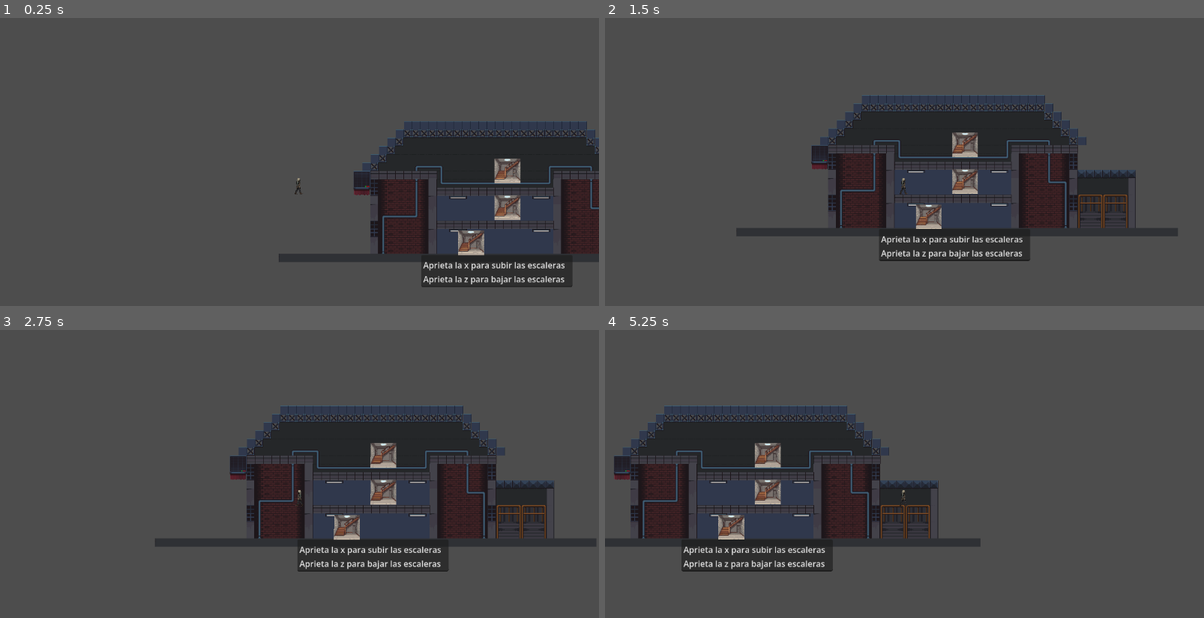
Above: before the commit, frames 1-4 (two rows, left to right).
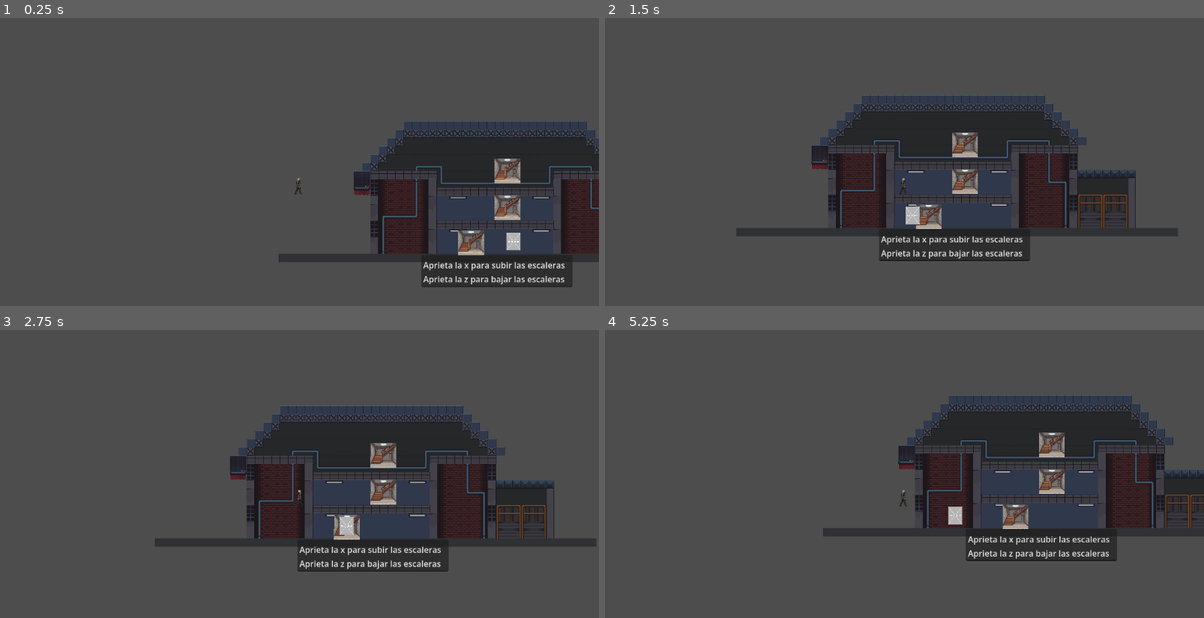
Above: after the commit, the same moments.

Repository: Alan222-coder/Godot-El-eternauta
Game: Godot game, scene res://Nivel1.tscn
Same seed, same stepped clock (60 frames per second), same inputs: the game is played once before the commit and once after it.
Inputs:
- Up to frame 1 (0.25 s): no input
- Up to frame 2 (1.5 s): tap Enter (ui_accept) at 0.5, 0.77 s; hold Right (ui_right) from 0.53 s (still down); tap Z (bajar) at 0.6 s; tap X (teleport) at 1.35 s
- Up to frame 3 (2.75 s): tap Enter (ui_accept) at 1.52 s; release Right (ui_right) at 2.03 s; hold Left (ui_left) from 2.03 s (still down); tap Z (bajar) at 2.1 s
- Up to frame 4 (5.25 s): release Left (ui_left) at 2.78 s; hold Right (ui_right) 2.78-4.28 s; tap X (teleport) at 2.85, 4.35 s; tap Enter (ui_accept) at 3.02, 3.77, 4.52 s; tap Z (bajar) at 3.6, 5.1 s; hold Left (ui_left) 4.28-5.03 s; hold Right (ui_right) from 5.03 s (still down)

The runs differ from the first frame. In frame 1, 0.1% of the frame differs, in the area x 84-87%, y 74-81%; in frame 2, 0.1%; in frame 3, 0.1%; in frame 4, 40%, in the area x 0-100%, y 22-84%.

Commit message:
Enemigo basico
Añadido enemigo que va a la direccion del jugador

Diff:
--- a/Nivel1.tscn
+++ b/Nivel1.tscn
@@ -1,8 +1,10 @@
 [gd_scene format=3 uid="uid://bromscl8r4wsw"]
 
 [ext_resource type="Texture2D" uid="uid://dgoq4grfvwm2x" path="res://assets/Buildings.png" id="1_8cp3p"]
+[ext_resource type="Script" uid="uid://bohy2hnna0tr0" path="res://enemy.gd" id="2_hv2ca"]
 [ext_resource type="Script" uid="uid://fcagk6lesrxf" path="res://PlayerMovimiento.gd" id="2_ydtn4"]
 [ext_resource type="Texture2D" uid="uid://cj47teku0sfqm" path="res://assets/assets-removebg-preview.png" id="3_hv2ca"]
+[ext_resource type="Texture2D" uid="uid://ban4ok5eqtviu" path="res://assets/placeholder-300x300.png" id="3_s48l2"]
 [ext_resource type="Script" uid="uid://dgcdfhqus126p" path="res://portal_escalera.gd" id="4_s48l2"]
 [ext_resource type="Texture2D" uid="uid://dtt0jex6wsi3y" path="res://assets/fotografia-de-escada-de-pixel-art-em-um-edificio_811279-94765.jpg" id="5_qpwqs"]
 
@@ -295,6 +297,8 @@
 
 [sub_resource type="TileSet" id="TileSet_snpaj"]
 sources/0 = SubResource("TileSetAtlasSource_lf6j1")
+
+[sub_resource type="CapsuleShape2D" id="CapsuleShape2D_qpwqs"]
 
 [sub_resource type="CapsuleShape2D" id="CapsuleShape2D_snpaj"]
 height = 32.0
@@ -694,6 +698,22 @@
 [node name="World" type="Node2D" parent="." unique_id=1628306178]
 position = Vector2(0, 400.07)
 
+[node name="Enemigos" type="Node2D" parent="World" unique_id=1740396886]
+position = Vector2(0, -400.07)
+
+[node name="CharacterBody2D" type="CharacterBody2D" parent="World/Enemigos" unique_id=1601612369]
+z_index = 2
+position = Vector2(476, 617)
+script = ExtResource("2_hv2ca")
+
+[node name="CollisionShape2D" type="CollisionShape2D" parent="World/Enemigos/CharacterBody2D" unique_id=276747509]
+shape = SubResource("CapsuleShape2D_qpwqs")
+
+[node name="Sprite2D" type="Sprite2D" parent="World/Enemigos/CharacterBody2D" unique_id=100298368]
+position = Vector2(-0.5, -0.9999924)
+scale = Vector2(0.09, 0.11333331)
+texture = ExtResource("3_s48l2")
+
 [node name="CharacterBody2D" type="CharacterBody2D" parent="World" unique_id=931044742 groups=["player"]]
 z_index = 1
 position = Vector2(40, 79.92999)
--- /dev/null
+++ b/enemy.gd
@@ -0,0 +1,16 @@
+extends CharacterBody2D
+
+@export var speed := 100
+var player: Node2D = null
+
+func _ready():
+	player = get_tree().get_first_node_in_group("player")
+
+func _physics_process(delta):
+	if player == null:
+		return
+
+	var direction = (player.global_position - global_position).normalized()
+	velocity.x = direction.x * speed
+
+	move_and_slide()
Binary file added: assets/placeholder-300x300.png
Not shown, added: assets/placeholder-300x300.png.import
Not shown, added: enemy.gd.uid
